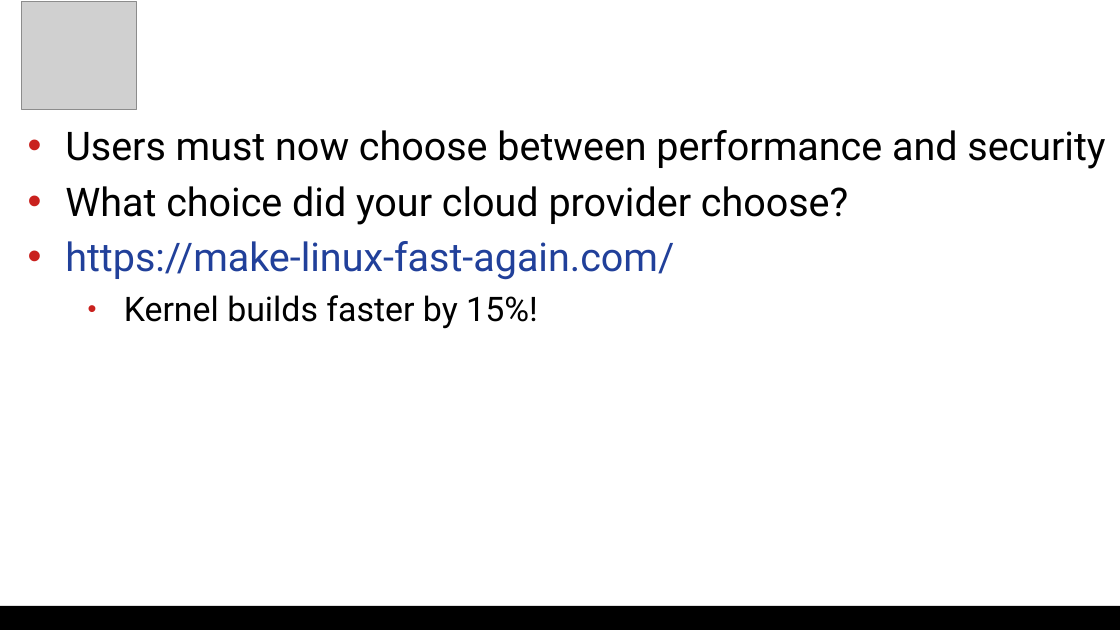
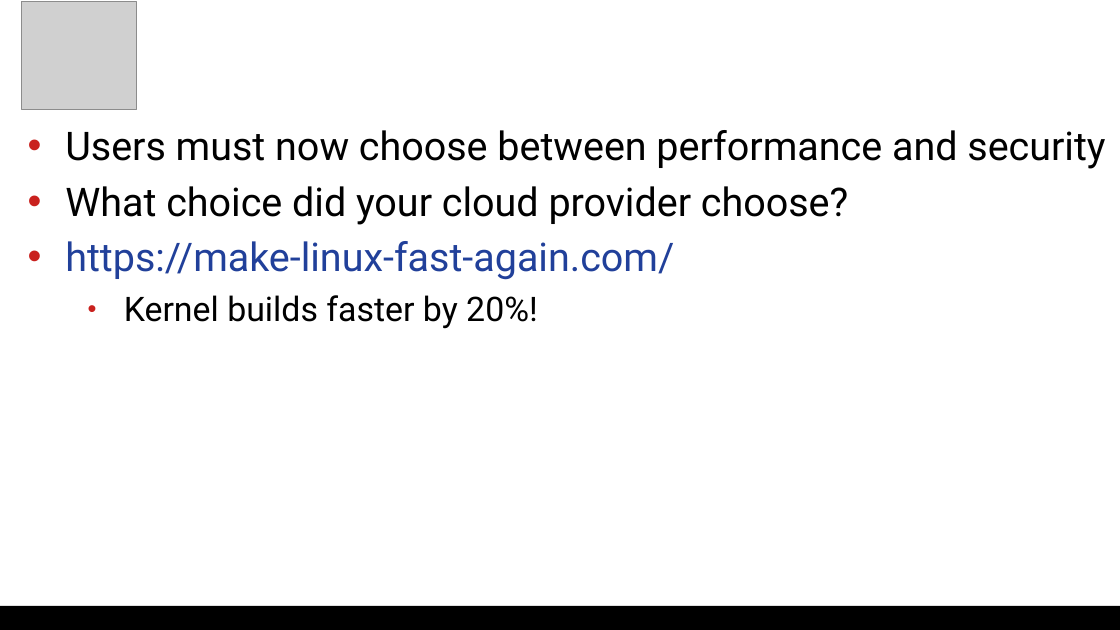
Before and after one commit to gregkh/presentation-spectre, a slide deck: slide 14 of mds.odp. Drawn at 1120x630 pixels with LibreOffice and Linux fonts; fonts in the diff are those of the drawing; grey boxes stand for pictures; background and template pictures are left out. Boxes give left, top, right and bottom in pixels: in the first picture for what was removed or moved away, otherwise in the second. Text is boxed around its words. In the diff, an @@ line names an element or a change of style, - is before the commit and + after.

```diff
--- a/mds.odp
+++ b/mds.odp
@@ text at <box>124,295,538,329</box>: text changed @@
-  • Kernel builds faster by 15%!
+  • Kernel builds faster by 20%!
```
Also in this commit, not shown: 1 other file.
